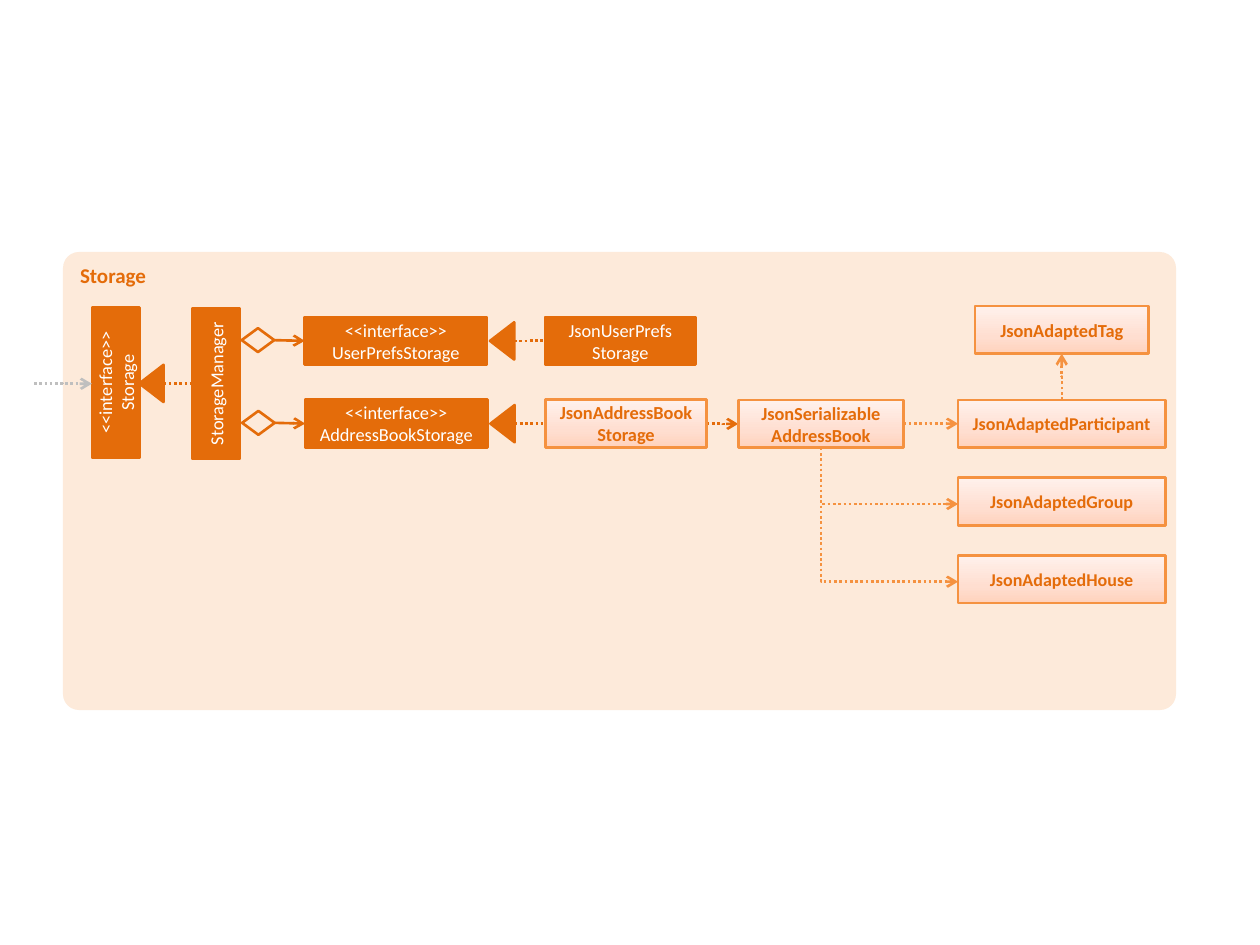
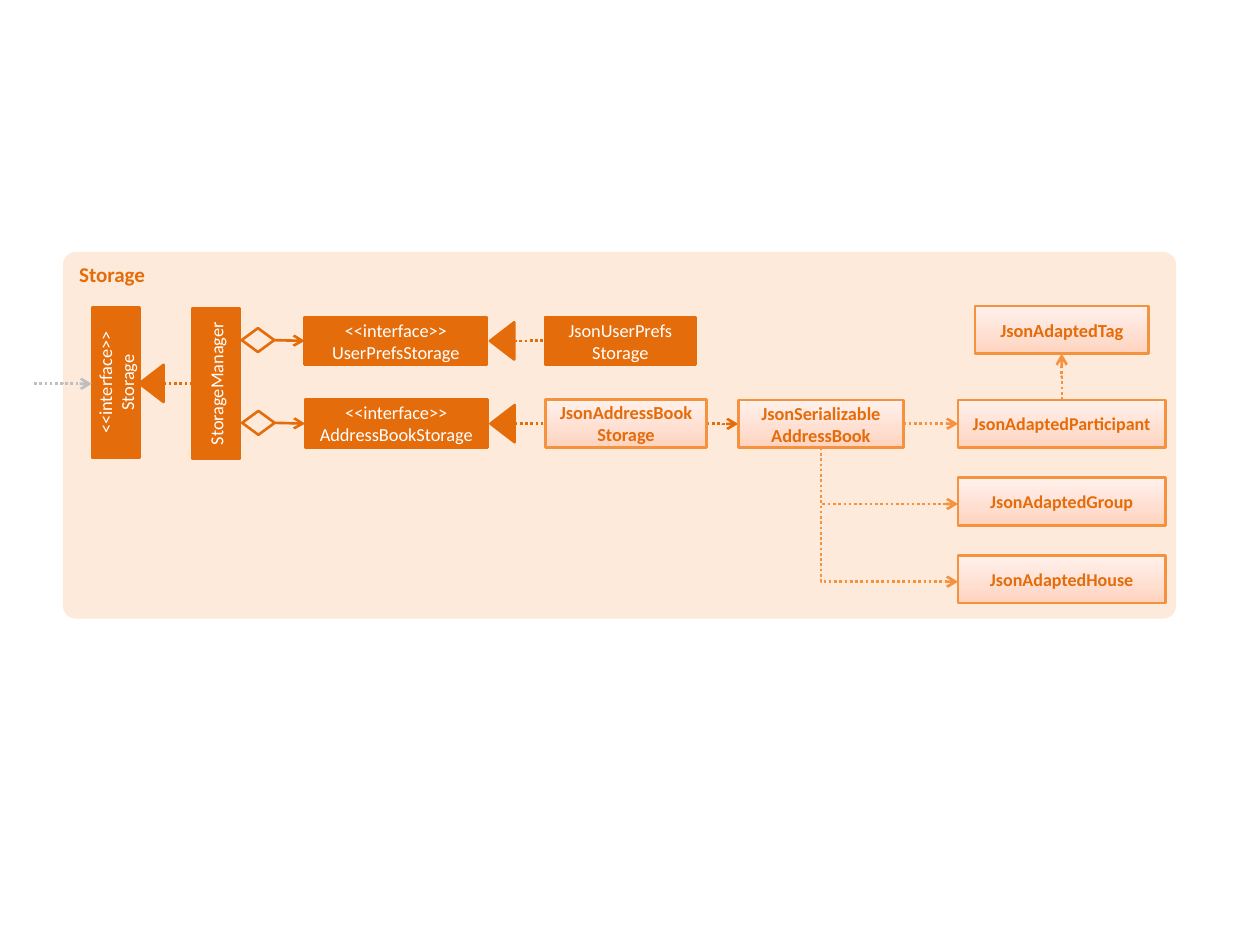
Before and after one commit to weizhang05/NUS-CS2113T-Project-AY1819, a slide deck: slide 1 of docs/diagrams/StorageComponentClassDiagram.pptx. Drawn at 1260x945 pixels with LibreOffice and Linux fonts; fonts in the diff are those of the drawing. Boxes give left, top, right and bottom in pixels: in the first picture for what was removed or moved away, otherwise in the second. Text is boxed around its words. In the diff, an @@ line names an element or a change of style, - is before the commit and + after.

```diff
--- a/docs/diagrams/StorageComponentClassDiagram.pptx
+++ b/docs/diagrams/StorageComponentClassDiagram.pptx
@@ rounded rectangle "Storage": place and size @@
-rounded rectangle "Storage" at box(63, 252, 1176, 709)
+rounded rectangle "Storage" at box(63, 252, 1176, 619)
```
Also in this commit, not shown: 1 other file.
